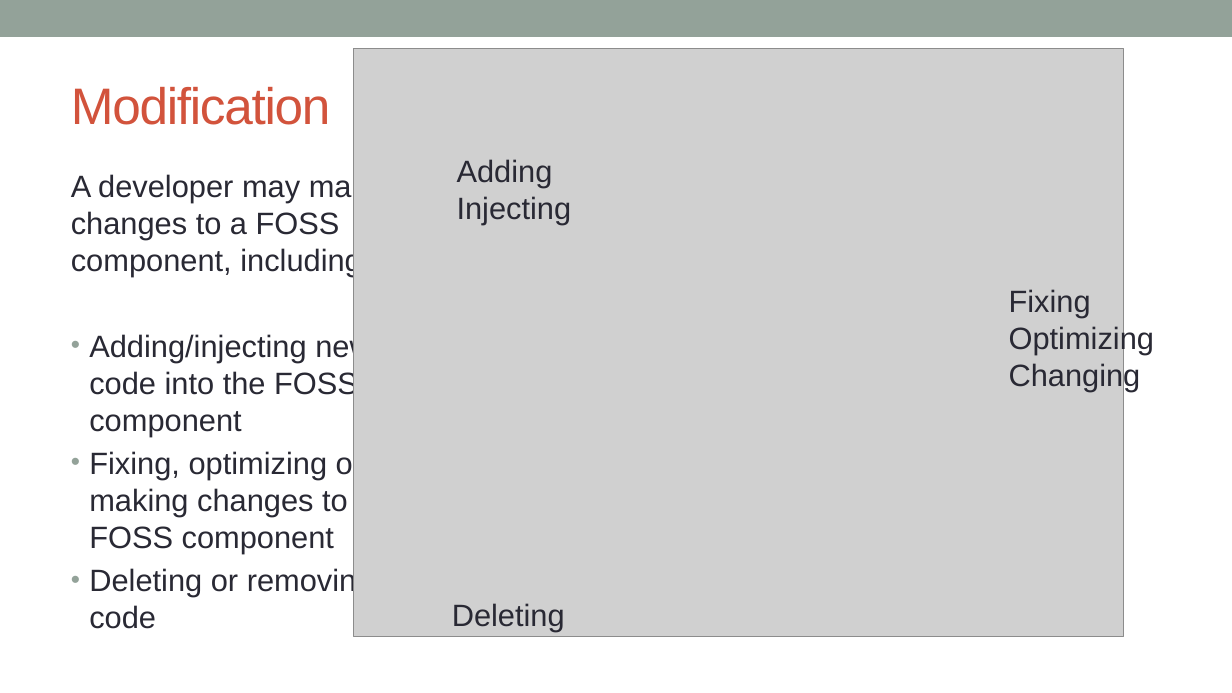
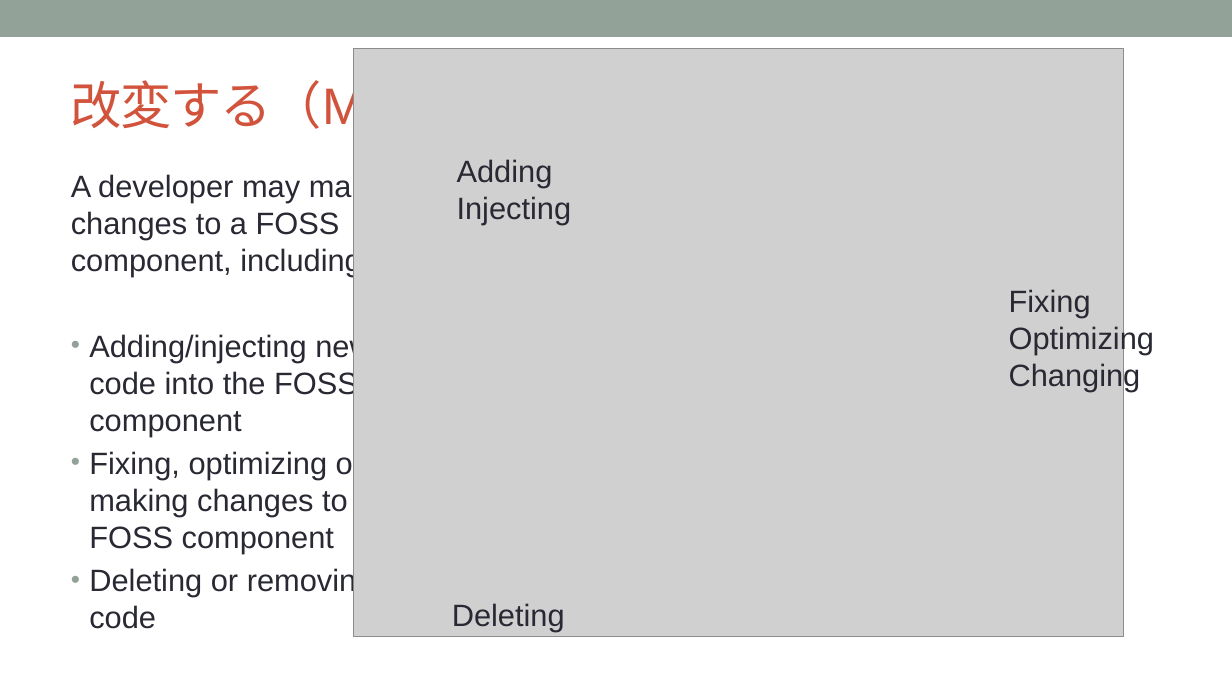
Before and after one commit to OpenChain-Project/Curriculum-Translation-JP, a slide deck: slide 36 of target/openchain-curriculum-release-2.pptx. Drawn at 1232x693 pixels with LibreOffice and Linux fonts; fonts in the diff are those of the drawing; grey boxes stand for pictures; background and template pictures are left out. Boxes give left, top, right and bottom in pixels: in the first picture for what was removed or moved away, otherwise in the second. Text is boxed around its words. In the diff, an @@ line names an element or a change of style, - is before the commit and + after.

```diff
--- a/target/openchain-curriculum-release-2.pptx
+++ b/target/openchain-curriculum-release-2.pptx
@@ title at bbox=[71, 72, 633, 137]: text changed @@
-Modification
+改変する（Modification）
```
Also in this commit, not shown: 5 other slides changed, 7 other files.
